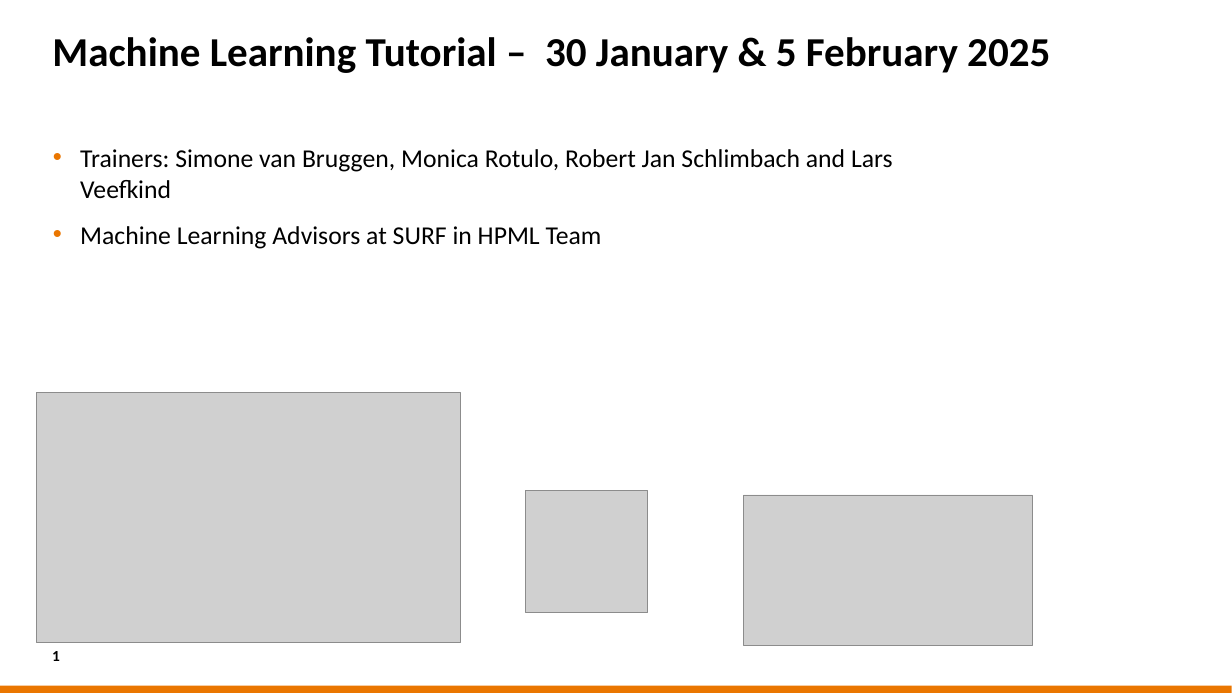
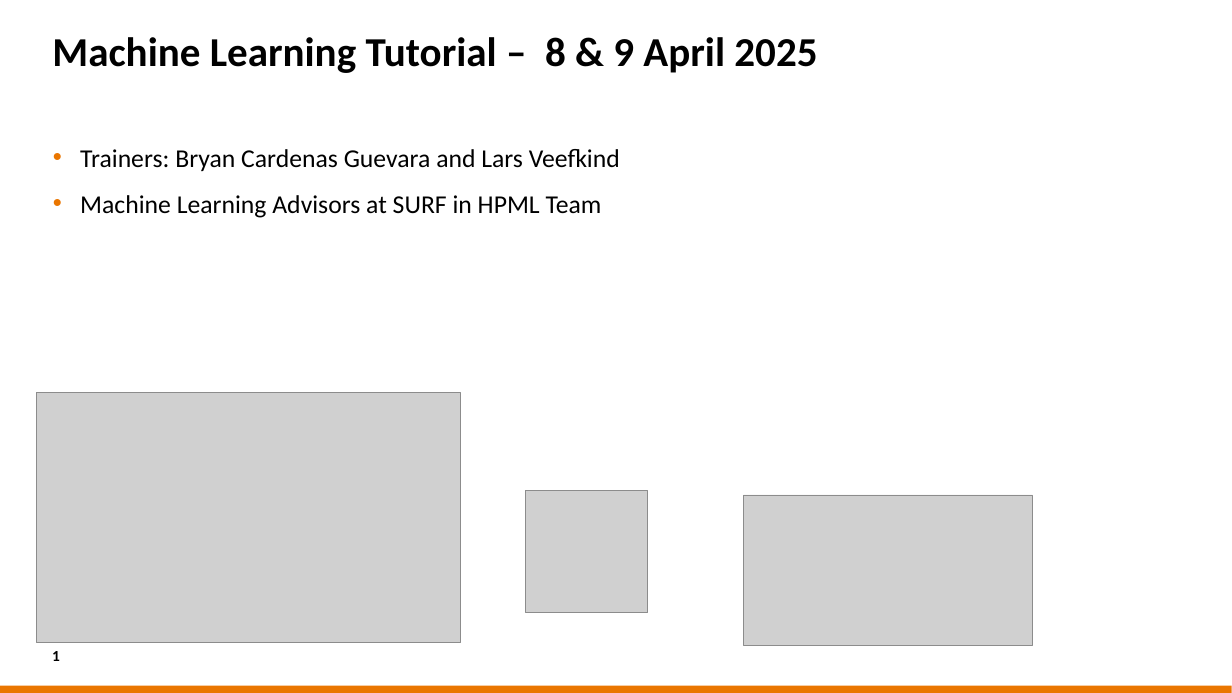
Before and after one commit to sara-nl/HPML-course-materials, a slide deck: slide 1 of Day1/slides/EuroHPC_HPML_welcome.pptx. Drawn at 1232x693 pixels with LibreOffice and Linux fonts; fonts in the diff are those of the drawing; grey boxes stand for pictures; background and template pictures are left out. Boxes give left, top, right and bottom in pixels: in the first picture for what was removed or moved away, otherwise in the second. Text is boxed around its words. In the diff, an @@ line names an element or a change of style, - is before the commit and + after.

```diff
--- a/Day1/slides/EuroHPC_HPML_welcome.pptx
+++ b/Day1/slides/EuroHPC_HPML_welcome.pptx
@@ title at (x1=52, y1=37, x2=817, y2=73): text changed @@
-Machine Learning Tutorial – 30 January & 5 February 2025
+Machine Learning Tutorial – 8 & 9 April 2025
@@ text at (x1=80, y1=149, x2=620, y2=171): text changed @@
-• Trainers: Simone van Bruggen, Monica Rotulo, Robert Jan Schlimbach and Lars Veefkind
+• Trainers: Bryan Cardenas Guevara and Lars Veefkind
```
Also in this commit, not shown: 4 other slides changed, 1 other file.
